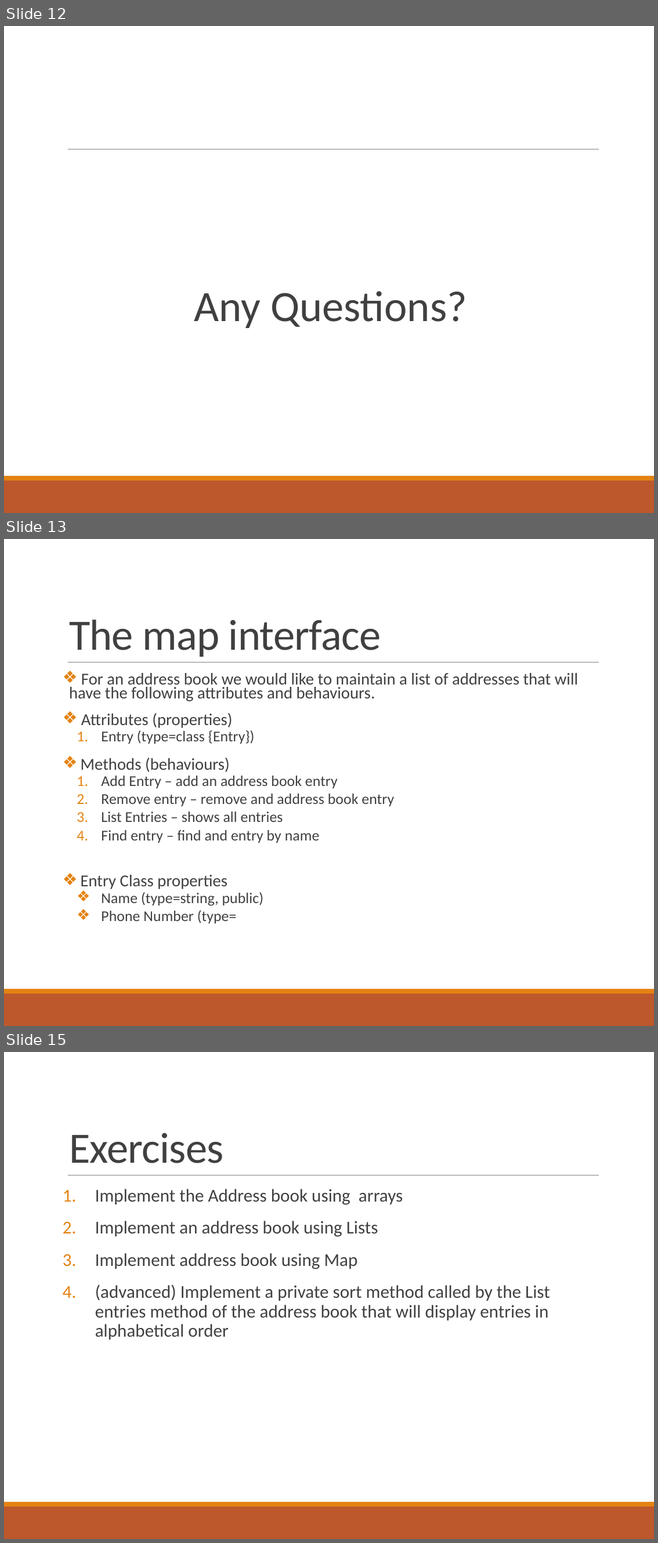
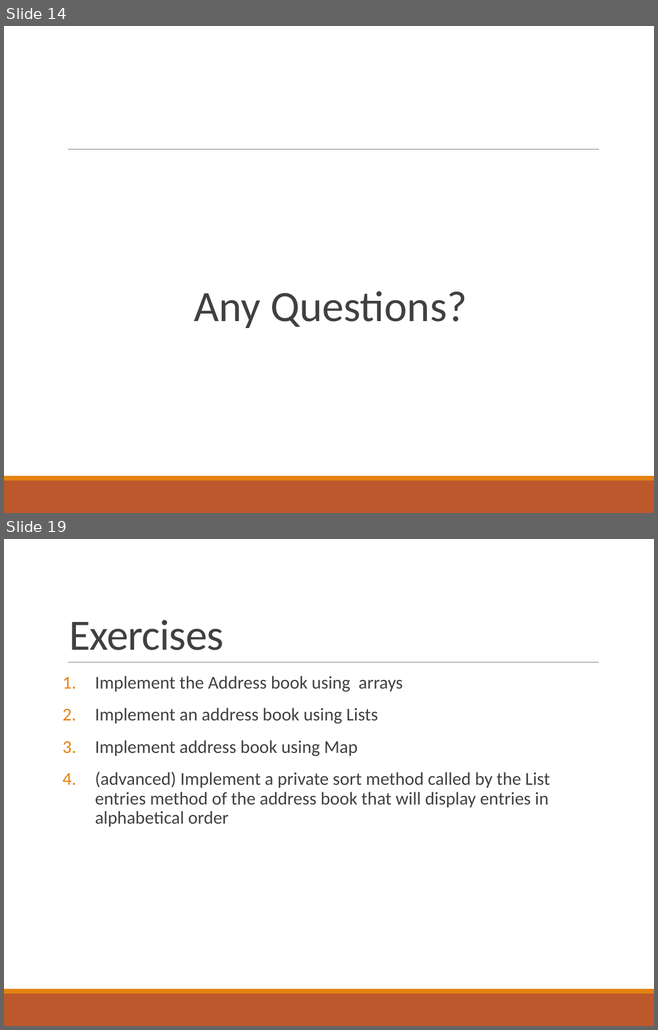
Before and after one commit to deeperj/dillinger, a slide deck: thesis/ukapp2/wqu_isc/sofware_design/Lesson 5 - Java.pptx. Shown one above the other, each under a label of ours: slides 12, 13 and 15 before the commit, slides 14 and 19 after it; the slides between them are not shown. The pictures are 658x1543 and 658x1030 pixels, drawn with LibreOffice and Linux fonts; fonts in the diff are those of the drawing. Boxes give left, top, right and bottom in pixels: in the first picture for what was removed or moved away, otherwise in the second. Text is boxed around its words. In the diff, an @@ line names an element or a change of style, - is before the commit and + after.

```diff
--- a/thesis/ukapp2/wqu_isc/sofware_design/Lesson 5 - Java.pptx
+++ b/thesis/ukapp2/wqu_isc/sofware_design/Lesson 5 - Java.pptx
@@ slide 13 removed at (x1=4, y1=539, x2=654, y2=1026), background #FFFFFF; not listed: 3 template elements that a slide beside it also shows @@
@@ title removed at (x1=69, y1=620, x2=380, y2=657) @@
-The map interface
@@ text removed at (x1=69, y1=673, x2=578, y2=924) @@
-❖ For an address book we would like to maintain a list of addresses that will have the following attributes and behaviours.
-❖ Attributes (properties)
-  1. Entry (type=class {Entry})
-❖ Methods (behaviours)
-  1. Add Entry – add an address book entry
-  2. Remove entry – remove and address book entry
-  3. List Entries – shows all entries
-  4. Find entry – find and entry by name
-❖ Entry Class properties
-  ❖ Name (type=string, public)
-  ❖ Phone Number (type=
@@ what was slide 12 is now slide 14 @@
@@ what was slide 15 is now slide 19 @@
```
Also in this commit, not shown: 4 slides changed, 6 slides added, 1 other slide removed, 2 other files.
